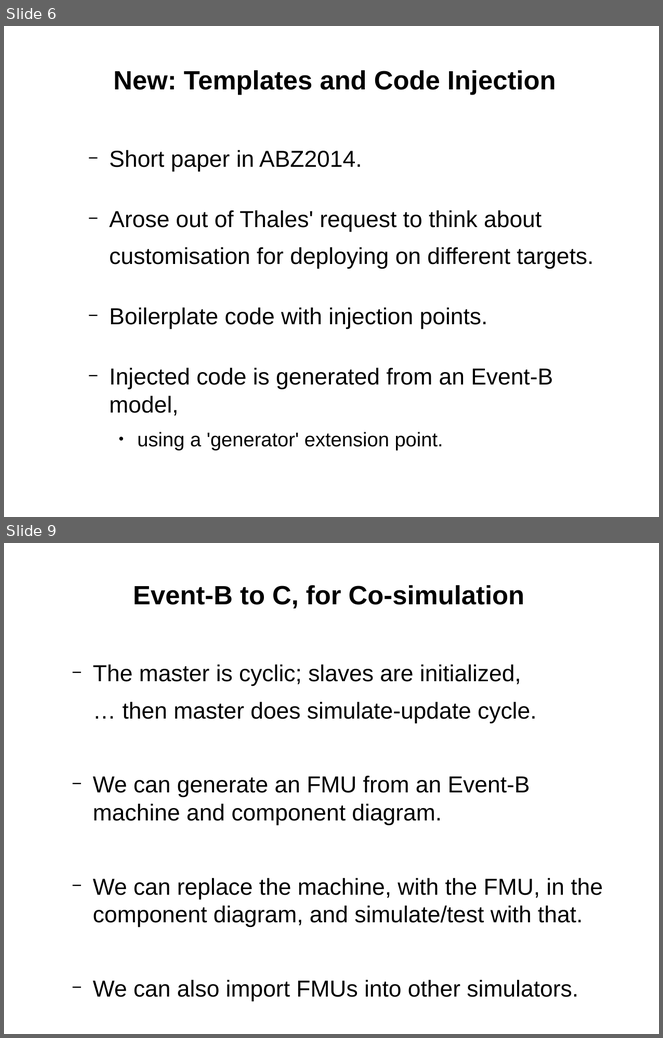
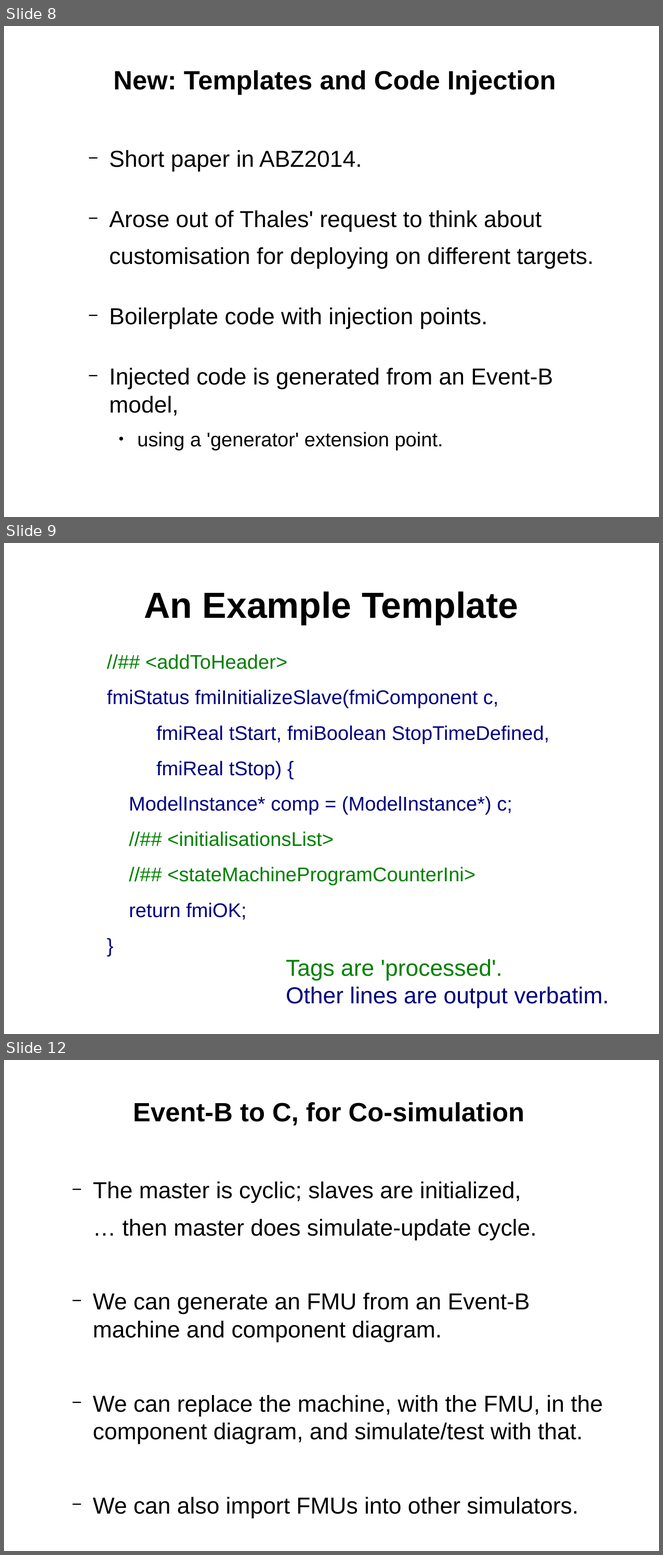
Before and after one commit to weetmuts/rodin-b-sharp-iUML_B_Utils, a slide deck: work/store/Writing/RUDW2014(accepted)/presentation/RUDW2014presentation.odp. Shown one above the other, each under a label of ours: slides 6 and 9 before the commit, slides 8, 9 and 12 after it; the slides between them are not shown. The pictures are 663x1038 and 663x1555 pixels, drawn with LibreOffice and Linux fonts; fonts in the diff are those of the drawing. Boxes give left, top, right and bottom in pixels: in the first picture for what was removed or moved away, otherwise in the second. Text is boxed around its words. In the diff, an @@ line names an element or a change of style, - is before the commit and + after.

```diff
--- a/work/store/Writing/RUDW2014(accepted)/presentation/RUDW2014presentation.odp
+++ b/work/store/Writing/RUDW2014(accepted)/presentation/RUDW2014presentation.odp
@@ slide 9 added at (x1=4, y1=543, x2=659, y2=1034), background #FFFFFF @@
@@ title added at (x1=144, y1=591, x2=518, y2=625), 44 pt, text #000000, bold @@
+An Example Template
@@ text added at (x1=107, y1=654, x2=549, y2=920), 24 pt, text #000080 @@
+//## <addToHeader>
+fmiStatus fmiInitializeSlave(fmiComponent c,
+fmiReal tStart, fmiBoolean StopTimeDefined,
+fmiReal tStop) {
+ModelInstance* comp = (ModelInstance*) c;
+//## <initialisationsList>
+//## <stateMachineProgramCounterIni>
+return fmiOK;
+}
@@ text added at (x1=286, y1=959, x2=609, y2=1008), 28 pt, text #000080 @@
+Tags are 'processed'.
+Other lines are output verbatim.
@@ what was slide 6 is now slide 8 @@
@@ what was slide 9 is now slide 12 @@
```
Also in this commit, not shown: 2 slides changed, 3 other slides added, 1 slide removed, 4 other files.
